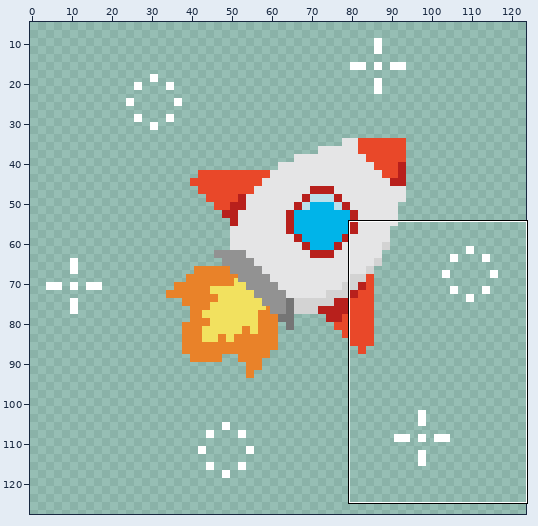
A animated GIF sprite gets an edit: 220723_2.gif. Above, an overview of the earlier version with the close-up marked.
Close-up. As it was:
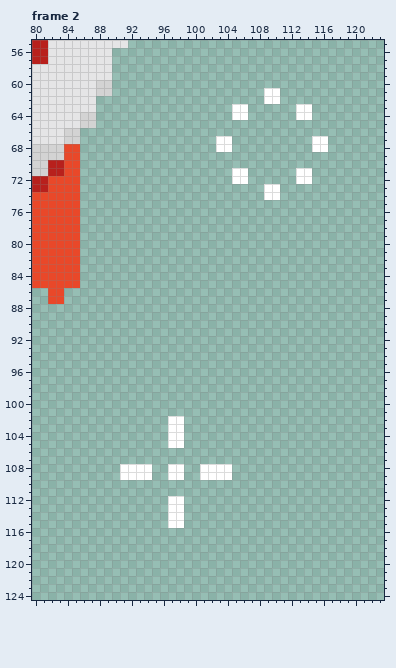
The file is 128x128 pixels, 2 frames. Shown: frame 2: x 80..123, y 55..124. The wide view leaves out empty margins. The commit also changed other frames or places, which this record leaves out.
After the commit:
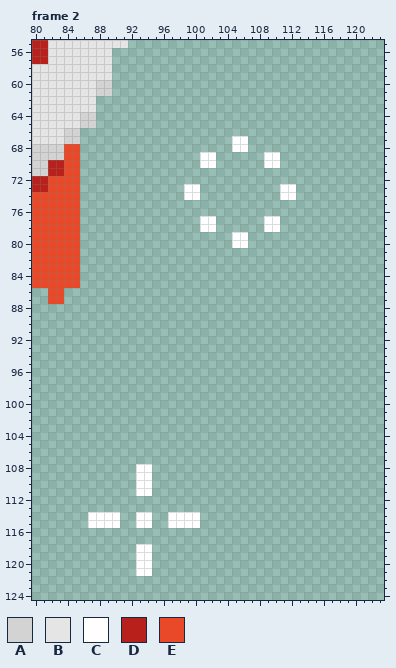
Palette (. is transparent): A #d3d3d3  B #e5e5e6  C #ffffff  D #b8201c  E #e94829
The edit:
Frame 2:
The author put colour C in rows 67 to 68 at x 105 to 106; in rows 69 to 70 at x 101 to 102 and 109 to 110; in rows 73 to 74 at x 99 to 100 and 111 to 112; in rows 77 to 78 at x 101 to 102 and 109 to 110; in rows 79 to 80 at x 105 to 106; in rows 110 to 111 at x 93 to 94.
The author put colour C in rows 114 to 115 at x 87 to 90, 93 to 94 and 99 to 100; in rows 118 to 121 at x 93 to 94.
The author cleared colour C in rows 61 to 62 at x 109 to 110; in rows 63 to 64 at x 105 to 106 and 113 to 114; in rows 67 to 68 at x 103 to 104 and 115 to 116; in rows 71 to 72 at x 105 to 106 and 113 to 114; in rows 73 to 74 at x 109 to 110; in rows 102 to 105 at x 97 to 98.
The author cleared colour C in rows 108 to 109 at x 91 to 92, 97 to 98 and 101 to 104; in rows 112 to 113 at x 97 to 98.
Pixel boxes of the changes (left, top, right, bottom) in both close-ups:
changed: (184, 88, 328, 248)
changed: (88, 416, 232, 576)
